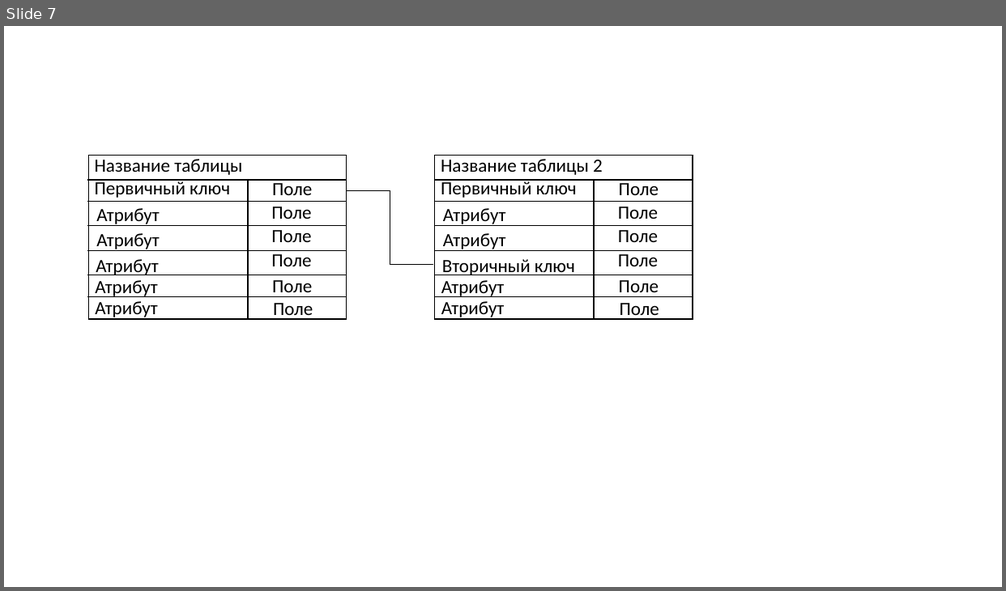
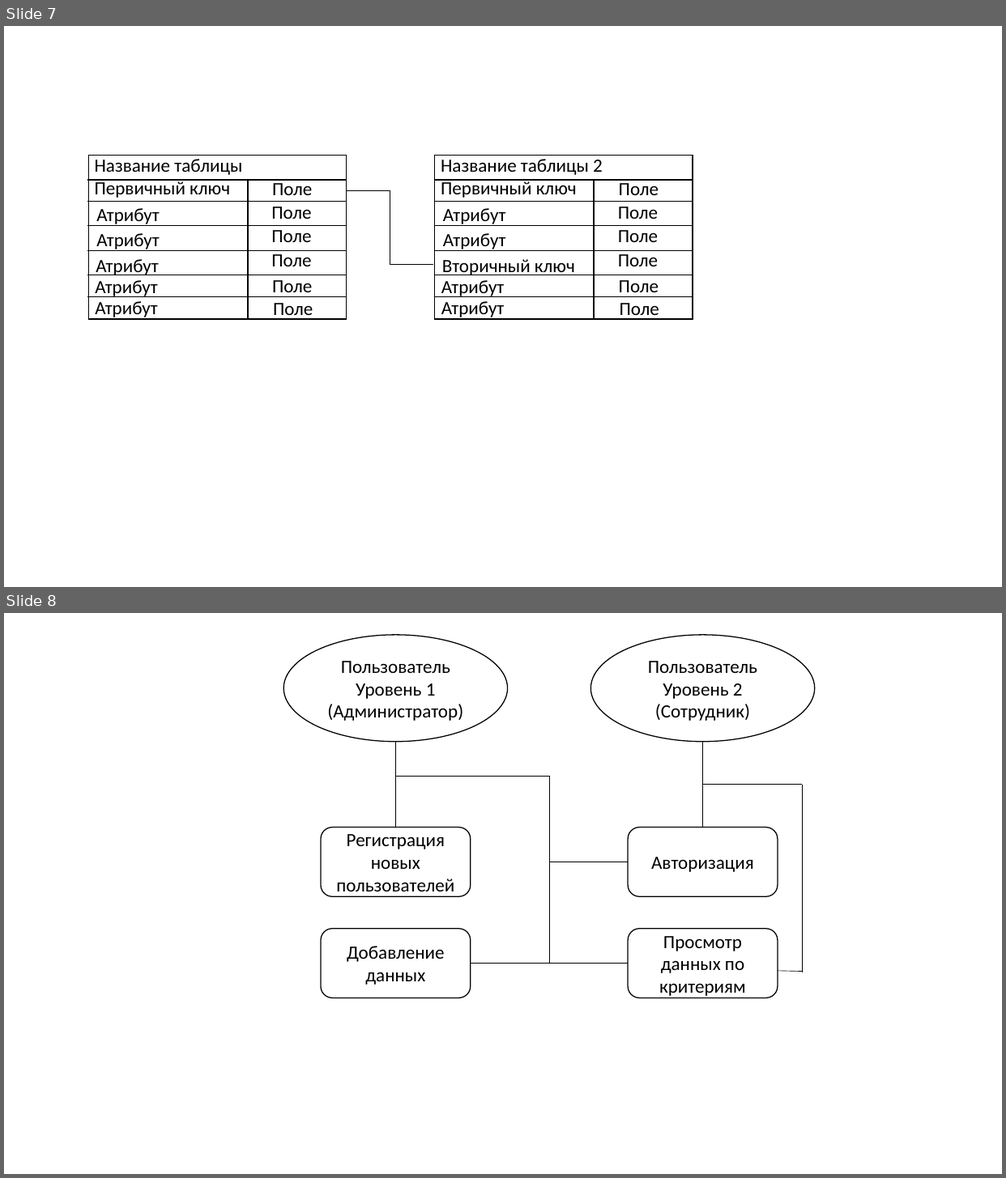
Before and after one commit to poipoilion/diplom, a slide deck: Рисунки.pptx. Shown one above the other, each under a label of ours: slide 7 before the commit, slides 7 and 8 after it. The pictures are 1006x591 and 1006x1178 pixels, drawn with LibreOffice and Linux fonts; fonts in the diff are those of the drawing. Boxes give left, top, right and bottom in pixels: in the first picture for what was removed or moved away, otherwise in the second. Text is boxed around its words. In the diff, an @@ line names an element or a change of style, - is before the commit and + after.

```diff
--- a/Рисунки.pptx
+++ b/Рисунки.pptx
@@ slide 8 added at <box>4,613,1002,1174</box>, background #FFFFFF @@
@@ ellipse added at <box>284,635,508,742</box>, fill #FFFFFF, outline #000000 1 pt, 18 pt, text #000000 @@
+Пользователь
+Уровень 1 (Администратор)
@@ ellipse added at <box>591,635,815,742</box>, fill #FFFFFF, outline #000000 1 pt, 18 pt, text #000000 @@
+Пользователь
+Уровень 2 (Сотрудник)
@@ line added from (395, 742) to (395, 827), #000000 0.5 pt @@
@@ line added from (702, 742) to (702, 827), #000000 0.5 pt @@
@@ line added from (395, 776) to (549, 776), #000000 0.5 pt @@
@@ line added from (549, 776) to (549, 964), #000000 0.5 pt @@
@@ line added from (702, 785) to (802, 785), #000000 0.5 pt @@
@@ line added from (802, 785) to (802, 973), #000000 0.5 pt @@
@@ rounded rectangle added at <box>321,827,471,897</box>, fill #FFFFFF, outline #000000 1 pt, 18 pt, text #000000 @@
+Регистрация новых пользователей
@@ rounded rectangle added at <box>628,827,778,897</box>, fill #FFFFFF, outline #000000 1 pt, 18 pt, text #000000 @@
+Авторизация
@@ line added from (549, 862) to (628, 862), #000000 0.5 pt @@
@@ rounded rectangle added at <box>321,929,471,999</box>, fill #FFFFFF, outline #000000 1 pt, 18 pt, text #000000 @@
+Добавление данных
@@ rounded rectangle added at <box>628,929,778,999</box>, fill #FFFFFF, outline #000000 1 pt, 18 pt, text #000000 @@
+Просмотр данных по критериям
@@ line added from (535, 964) to (471, 964), #000000 0.5 pt @@
@@ line added from (535, 964) to (628, 964), #000000 0.5 pt @@
@@ line added from (778, 971) to (802, 972), #000000 0.5 pt @@
```
Also in this commit, not shown: 5 other files.
